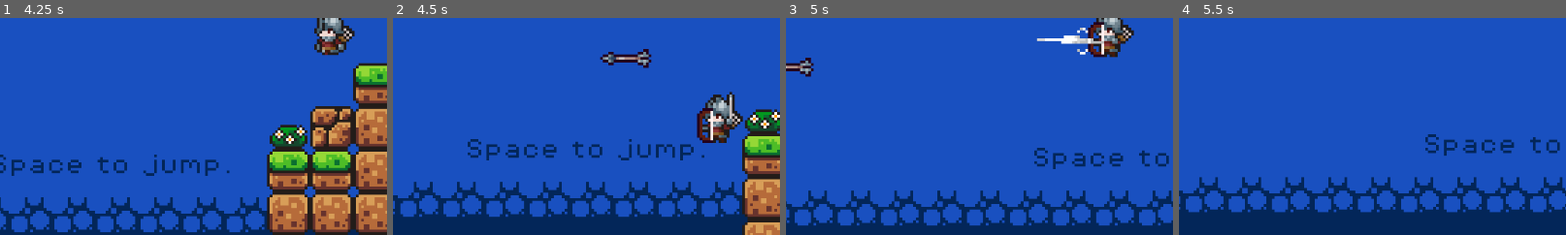
Above: before the commit, frames 1-4 (left to right).
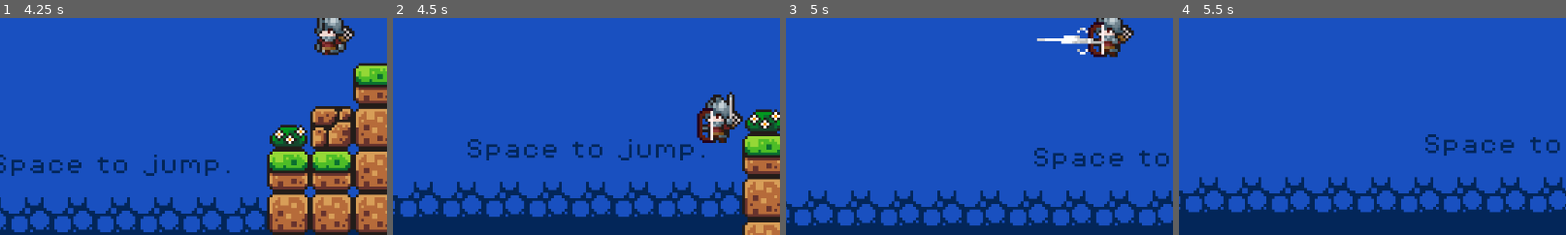
Above: after the commit, the same moments.

Repository: alex-tech-88/first-2d-game
Game: Godot game, scene res://scenes/mian_menu.tscn
Same seed, same stepped clock (60 frames per second), same inputs: the game is played once before the commit and once after it.
Inputs (mouse positions are % of the whole screen's width and height, from its top left):
- Up to frame 1 (4.25 s): click "Start" at 0.5 s; move the mouse to (45, 70) at 1.27 s; press the mouse at (45, 70) at 1.28 s; hold Right (move_right) 1.28-2.78 s; tap Space (jump) at 1.52, 2.27, 3.77 s; move the mouse to (80, 65) at 2.02 s; release the mouse at (80, 65) at 2.03 s; click (80, 65) at 2.1 s; move the mouse to (20, 35) at 2.77 s; press the mouse at (20, 35) at 2.78 s; hold Left (move_left) from 2.78 s (still down); move the mouse to (55, 50) at 3.52 s; release the mouse at (55, 50) at 3.53 s; click (55, 50) at 3.6 s
- Up to frame 2 (4.5 s): keep holding Left (move_left); move the mouse to (35, 25) at 4.27 s; press the mouse at (35, 25) at 4.28 s
- Up to frame 3 (5 s): keep holding Left (move_left); tap Space (jump) at 4.52 s
- Up to frame 4 (5.5 s): move the mouse to (72, 45) at 5.02 s; release Left (move_left) at 5.03 s; release the mouse at (72, 45) at 5.03 s; hold Right (move_right) from 5.03 s (still down); click (72, 45) at 5.1 s; tap Space (jump) at 5.27 s
The pictures show only the part of the screen within x 0-50%, y 50-100%; the shares and areas given below are measured in that part.

Frame 1 is identical in both runs. In frame 2, 0.7% of the frame differs, in the area x 53-67%, y 14-24%; in frame 3, 0.4%; in frame 4, nothing differs.

Commit message:
fixing masks and layers of player and arrow

Diff:
--- a/scenes/arrow.tscn
+++ b/scenes/arrow.tscn
@@ -13,6 +13,7 @@
 
 [node name="HurtBox" type="Area2D" parent="." unique_id=602045668]
 collision_layer = 4
+collision_mask = 2
 
 [node name="CollisionShape2D" type="CollisionShape2D" parent="HurtBox" unique_id=1926265976]
 position = Vector2(-0.5, 0.5)
--- a/scenes/player.tscn
+++ b/scenes/player.tscn
@@ -248,6 +248,7 @@
 frame_progress = 1.0
 
 [node name="CollisionShape2D" type="CollisionShape2D" parent="." unique_id=2057912840]
+visibility_layer = 2
 position = Vector2(0, -5)
 shape = SubResource("CircleShape2D_bvcm0")
 
--- a/scenes/slime.tscn
+++ b/scenes/slime.tscn
@@ -59,7 +59,7 @@
 [sub_resource type="RectangleShape2D" id="RectangleShape2D_n6pvg"]
 size = Vector2(12, 3)
 
-[node name="Slime" type="Node2D" unique_id=1122259452]
+[node name="Slime" type="Node2D" unique_id=1122259452 groups=["Enemy"]]
 visibility_layer = 2
 script = ExtResource("1_fxbww")
 
--- a/scripts/player.gd
+++ b/scripts/player.gd
@@ -61,17 +61,23 @@
 	if arrow_scene == null or not shoot_cooldown.is_stopped() or is_shooting:
 		return
 
-	var arrow = arrow_scene.instantiate()
-	arrow.move_dir = Vector2.LEFT if animated_sprite.flip_h else Vector2.RIGHT
-	arrow.global_position = global_position
-	get_tree().current_scene.add_child(arrow)
-
 	shoot_cooldown.start()
 	is_shooting = true
 	animated_sprite.play("bow")
-	await animated_sprite.animation_finished
+	animated_sprite.animation_finished.connect(_on_bow_finished, CONNECT_ONE_SHOT)
+
+
+func _on_bow_finished() -> void:
 	is_shooting = false
+
+	if arrow_scene:
+		var arrow = arrow_scene.instantiate()
+		arrow.move_dir = Vector2.LEFT if animated_sprite.flip_h else Vector2.RIGHT
+		arrow.global_position = global_position
+		get_tree().current_scene.add_child(arrow)
+
 	animated_sprite.play("idle")
+
 
 
 func _handle_death_physics(delta: float) -> void:
